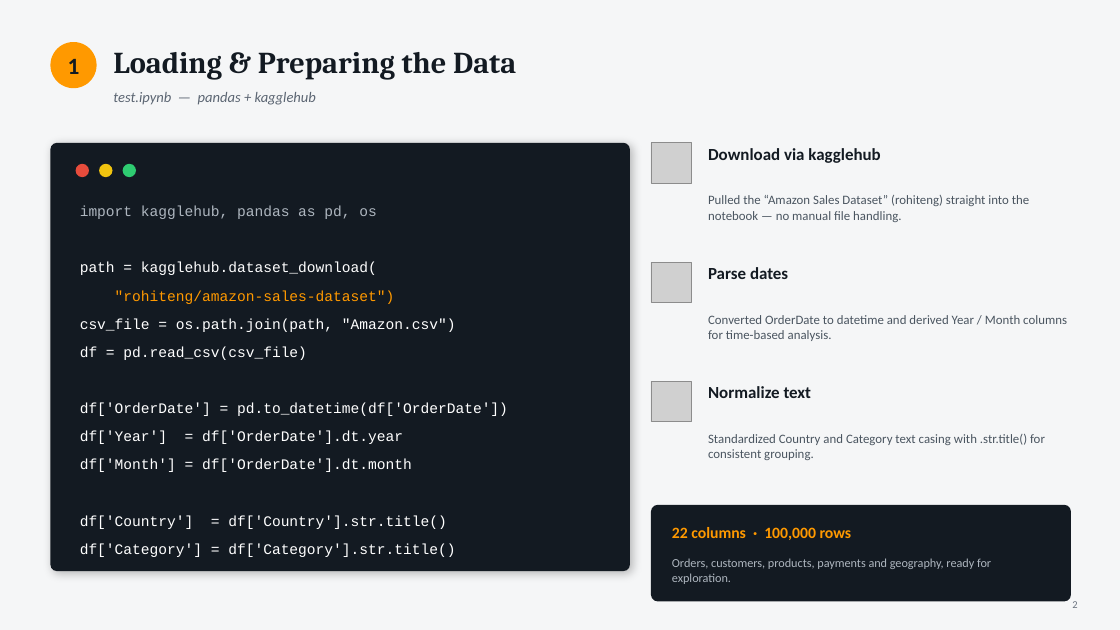
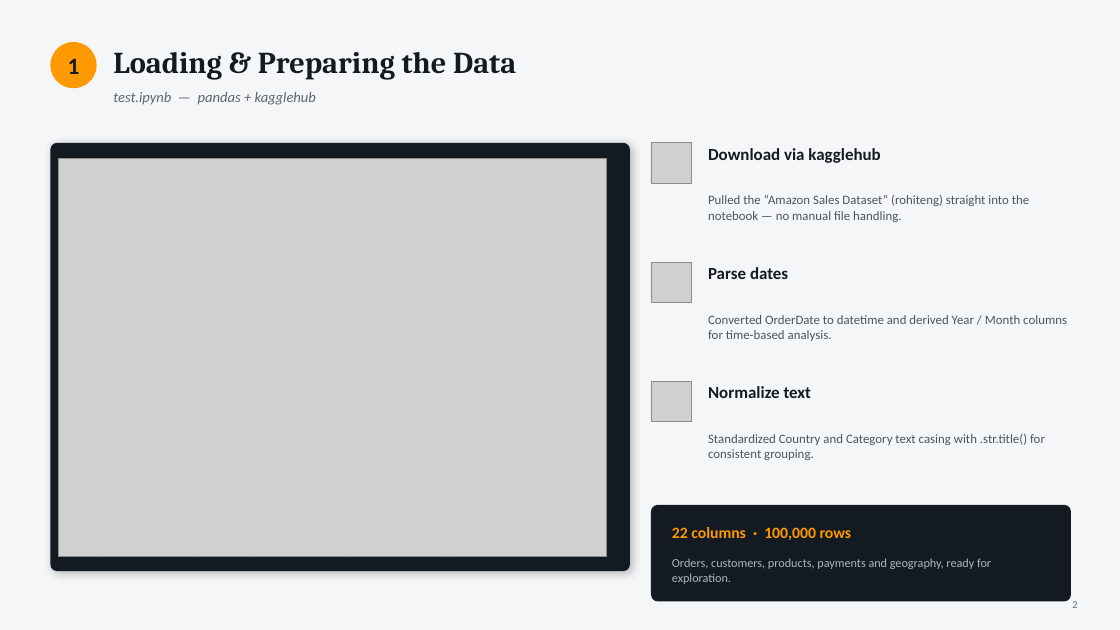
Before and after one commit to ourahmoun9-glitch/fil-rouge-Amazon-Sales-Performance-Analysis-and-Customer-Insights-, a slide deck: slide 4 of Amazon_Sales_Analysis_Presentation.pptx. Drawn at 1120x630 pixels with LibreOffice and Linux fonts; fonts in the diff are those of the drawing; grey boxes stand for pictures. Boxes give left, top, right and bottom in pixels: in the first picture for what was removed or moved away, otherwise in the second. Text is boxed around its words. In the diff, an @@ line names an element or a change of style, - is before the commit and + after.

Commit message:
last

```diff
--- a/Amazon_Sales_Analysis_Presentation.pptx
+++ b/Amazon_Sales_Analysis_Presentation.pptx
@@ picture added at (59, 159, 607, 557) @@
@@ ellipse removed at (76, 164, 89, 177) @@
@@ ellipse removed at (99, 164, 113, 177) @@
@@ ellipse removed at (123, 164, 136, 177) @@
@@ text removed at (80, 206, 376, 219) @@
-import kagglehub, pandas as pd, os
@@ text removed at (80, 262, 377, 275) @@
-path = kagglehub.dataset_download(
@@ text removed at (115, 290, 395, 304) @@
-"rohiteng/amazon-sales-dataset")
@@ text removed at (80, 318, 456, 332) @@
-csv_file = os.path.join(path, "Amazon.csv")
@@ text removed at (80, 346, 307, 360) @@
-df = pd.read_csv(csv_file)
@@ text removed at (80, 403, 508, 416) @@
-df['OrderDate'] = pd.to_datetime(df['OrderDate'])
@@ text removed at (80, 431, 403, 444) @@
-df['Year'] = df['OrderDate'].dt.year
@@ text removed at (80, 459, 412, 472) @@
-df['Month'] = df['OrderDate'].dt.month
@@ text removed at (80, 515, 446, 529) @@
-df['Country'] = df['Country'].str.title()
```
Also in this commit, not shown: 3 other slides changed.
